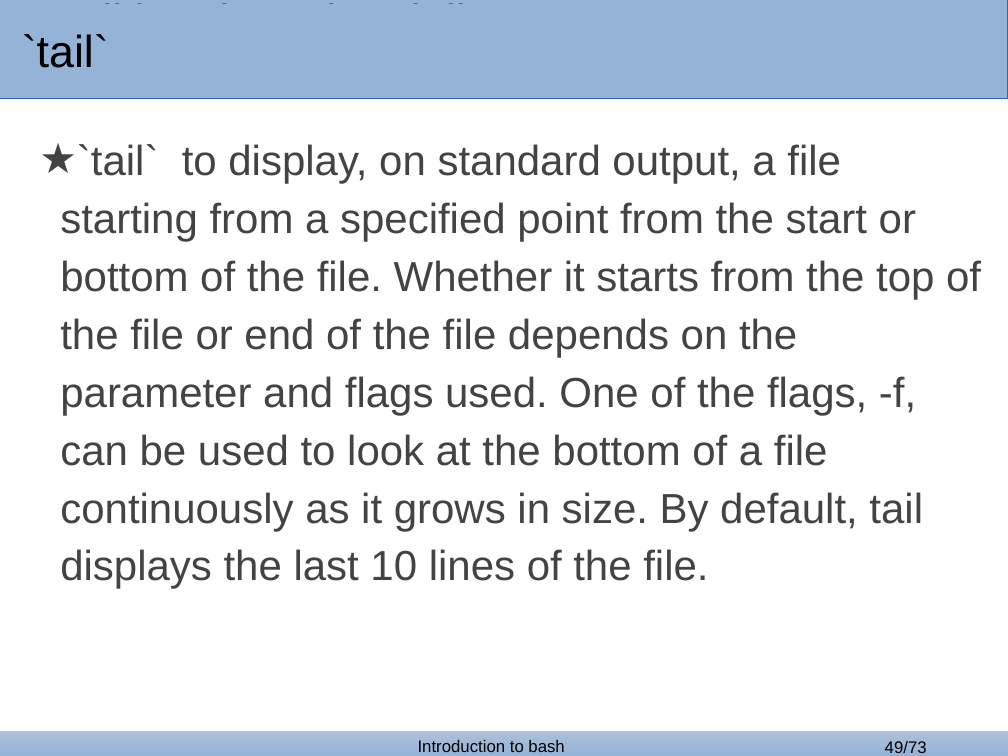
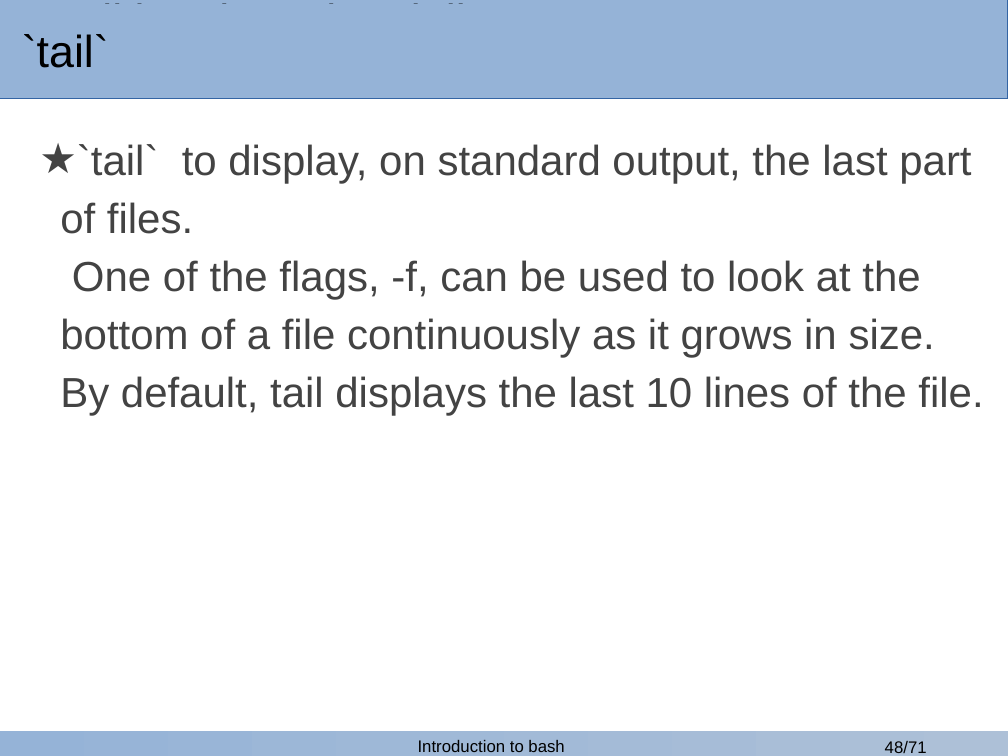
Before and after one commit to GozDavid/bash_lectures, a slide deck: slide 48 of bash_1.odp (slide 49 before the commit). Drawn at 1008x756 pixels with LibreOffice and Linux fonts; fonts in the diff are those of the drawing; background and template pictures are left out. Boxes give left, top, right and bottom in pixels: in the first picture for what was removed or moved away, otherwise in the second. Text is boxed around its words. In the diff, an @@ line names an element or a change of style, - is before the commit and + after.

```diff
--- a/bash_1.odp
+++ b/bash_1.odp
@@ text at bbox=[60, 144, 983, 415]: text changed @@
-★ `tail` to display, on standard output, a file starting from a specified point from the start or bottom of the file. Whether it starts from the top of the file or end of the file depends on the parameter and flags used. One of the flags, -f, can be used to look at the bottom of a file continuously as it grows in size. By default, tail displays the last 10 lines of the file.
+★ `tail` to display, on standard output, the last part of files.
+One of the flags, -f, can be used to look at the bottom of a file continuously as it grows in size. By default, tail displays the last 10 lines of the file.
@@ page number at bbox=[885, 741, 927, 753]: text changed @@
-49/73
+48/71
```
Also in this commit, not shown: 23 other slides changed, 2 slides removed, 2 other files.
